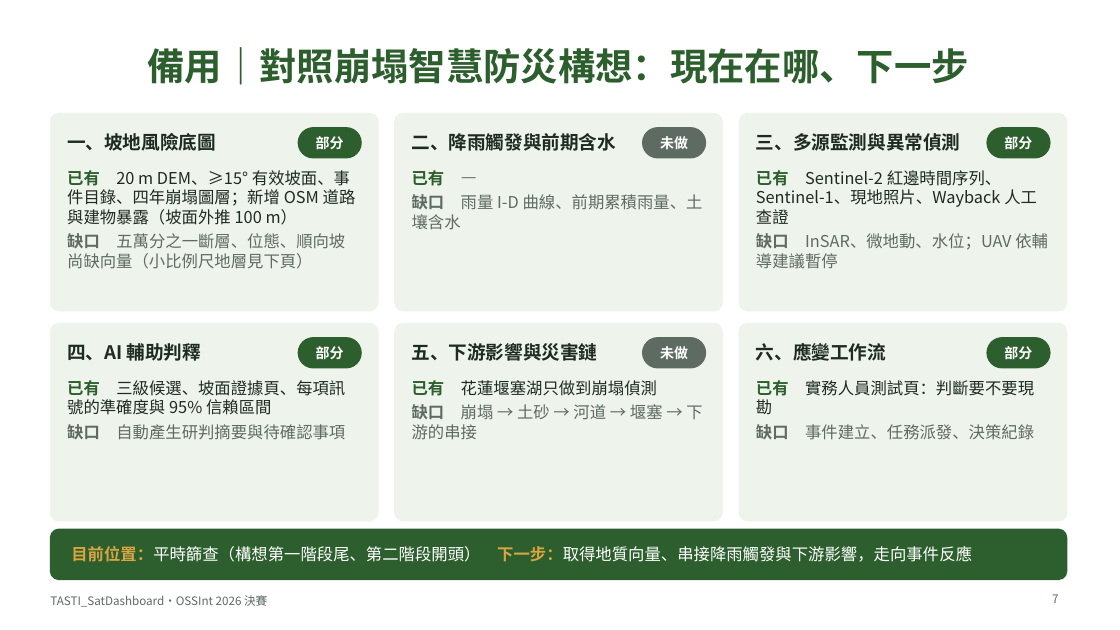
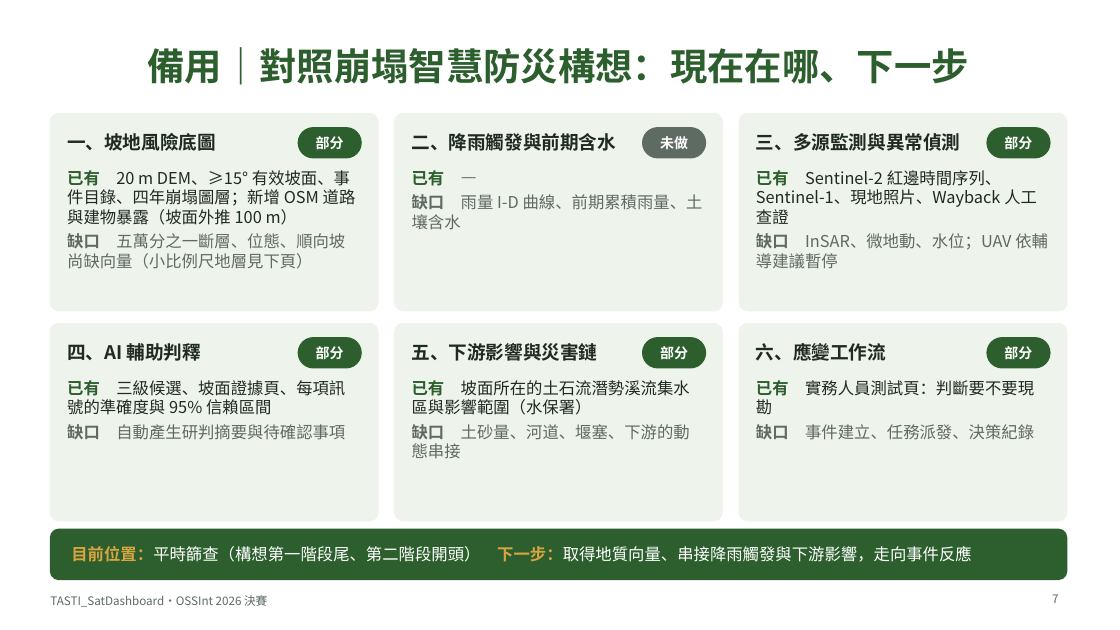
Before and after one commit to RhynoW/ardswc-resilience-observatory, a slide deck: slide 7 of presentation/TASTI_SatDashboard-決賽簡報.pptx. Drawn at 1120x630 pixels with LibreOffice and Linux fonts; fonts in the diff are those of the drawing. Boxes give left, top, right and bottom in pixels: in the first picture for what was removed or moved away, otherwise in the second. Text is boxed around its words. In the diff, an @@ line names an element or a change of style, - is before the commit and + after.

```diff
--- a/presentation/TASTI_SatDashboard-決賽簡報.pptx
+++ b/presentation/TASTI_SatDashboard-決賽簡報.pptx
@@ rounded rectangle at <box>643,338,706,368</box>: fill #5E6B63 to #2C5F2D; outline #5E6B63 1 pt to #2C5F2D 1 pt @@
@@ text at <box>660,346,688,359</box>: text changed @@
-未做
+部分
@@ text at <box>412,380,690,458</box>: text changed; text colour #5E6B63 to #1E2B22 @@
-已有 花蓮堰塞湖只做到崩塌偵測
-缺口 崩塌 → 土砂 → 河道 → 堰塞 → 下游的串接
+已有 坡面所在的土石流潛勢溪流集水區與影響範圍（水保署）
+缺口 土砂量、河道、堰塞、下游的動態串接
```
Also in this commit, not shown: 26 other files.
